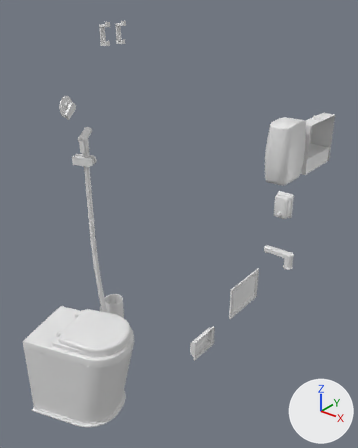
Two versions of the FBX model Assets/Fbx/Vagon/Vagon_WC/Vagon_WC_Equipment_02.fbx, one commit apart.
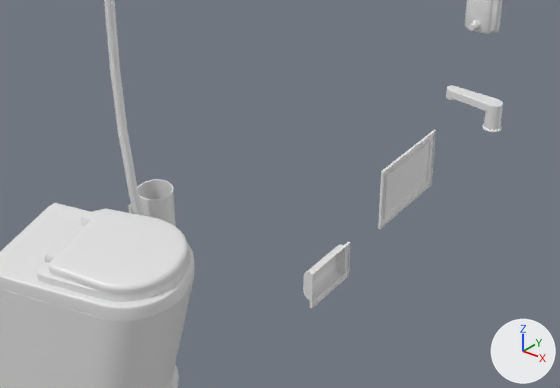
Each version is shown whole from a 50 mm lens placed at (-8.94, -2.42, 3.26), pointed at (-10.14, -0.92, 2.33), then close up on the part from 9% to 90% of the width and 45% to 90% of the height. The axes (+X, +Y, +Z) are drawn at lower right. The lights are the same throughout. Where no turn or scale is listed for an object, it has been applied to the vertices.

Names of what the first close-up shows: 'Vagon_WC_Equipment_02'.
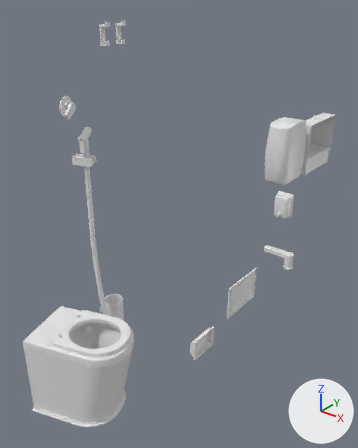
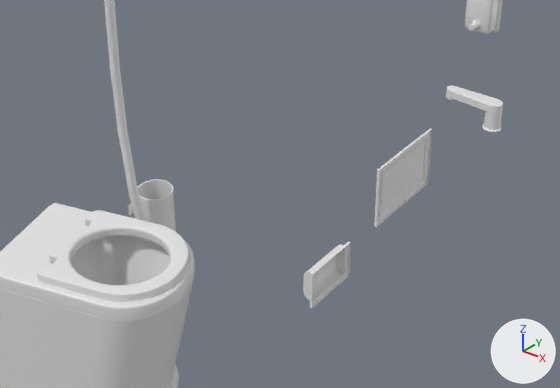
Where the change shows, as pixel boxes (x1, y1, x2, y2) in the close-ups (560 x 388 px; the box of a moved part takes in the faces that stretch with it):
part 1 of me_vagon_wc_equipment_02, moved or reshaped
    before: (378, 130, 436, 229)
    after: (374, 128, 432, 227)
part 2 of me_vagon_wc_equipment_02, deleted
    before: (45, 209, 188, 295)

The change, as a diff of the scene's bpy script:
```diff
--- a/Assets/Fbx/Vagon/Vagon_WC/Vagon_WC_Equipment_02.fbx.py
+++ b/Assets/Fbx/Vagon/Vagon_WC/Vagon_WC_Equipment_02.fbx.py
@@ me_vagon_wc_equipment_02 @@
 # used by ob_vagon_wc_equipment_02; location = (0.0, 0.0, 0.0)
-me_vagon_wc_equipment_02.from_pydata(...)  # 3110 vertices, 3033 faces; spans x -10.7..-9.65, y -1.47..-0.52, z 1.38..3.11
+me_vagon_wc_equipment_02.from_pydata(...)  # 2716 vertices, 2610 faces; spans x -10.7..-9.65, y -1.47..-0.52, z 1.38..3.11
+# me_vagon_wc_equipment_02 part 1: the loose piece of 20 vertices spanning x -9.92, y -0.83..-0.6, z 1.88..2.04 is moved by (-0.01, 0.0, 0.0)
+# me_vagon_wc_equipment_02 part 2: 354 vertices removed from x -10.56..-10.23, y -1.38..-1.08, z 1.8..1.84
 me_vagon_wc_equipment_02.materials.append(mat_im_toilet)
```
